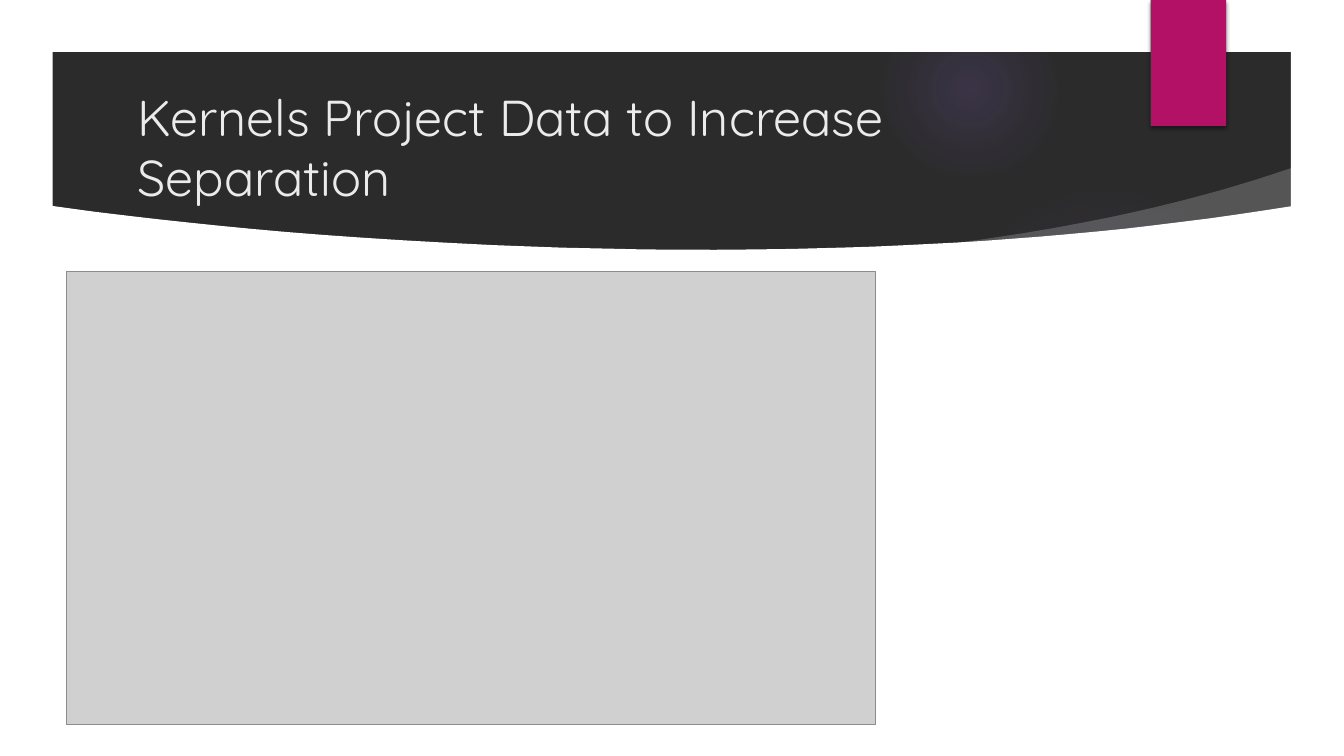
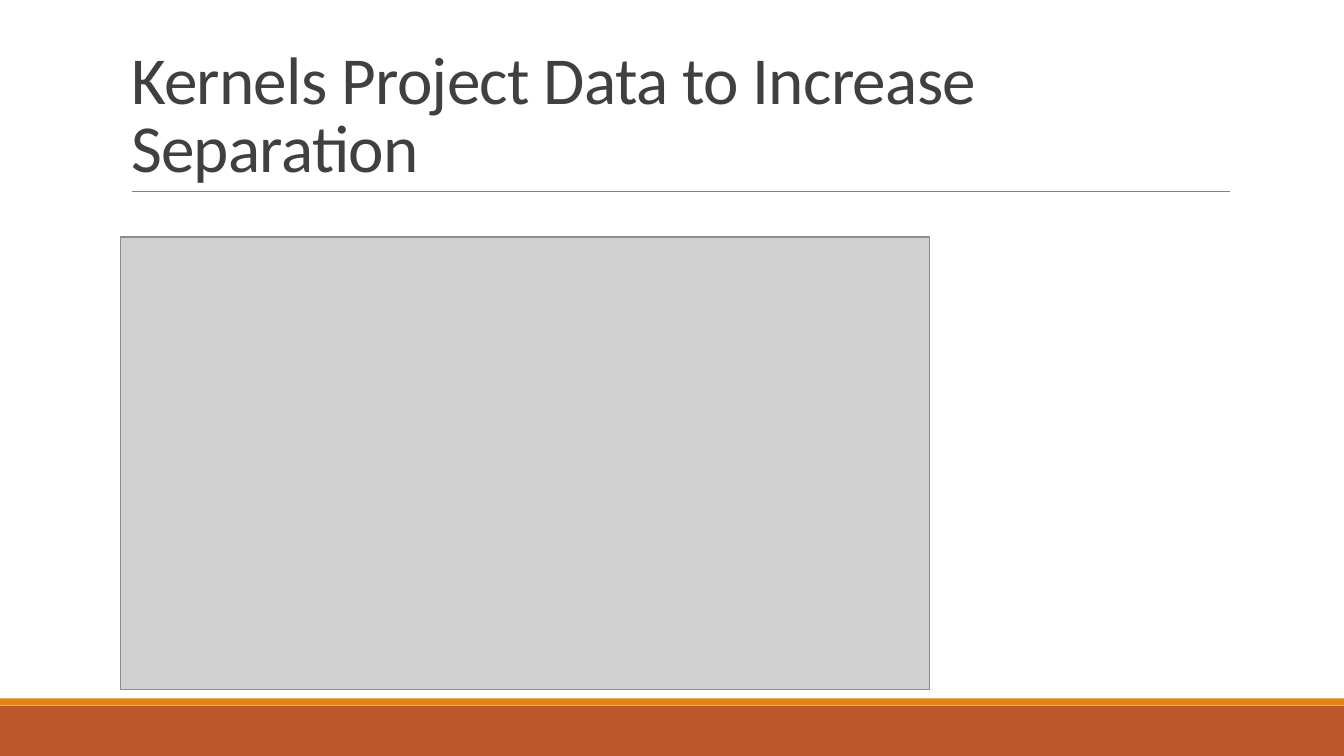
Before and after one commit to GregSimpson/SupportVectorMachine-CancerClassification, a slide deck: slide 8 of docs/gsimpson-CapstonePresentation.pptx (slide 7 before the commit). Drawn at 1344x756 pixels with LibreOffice and Linux fonts; fonts in the diff are those of the drawing; grey boxes stand for pictures; background and template pictures are left out; a plain dark background stands for a picture behind light text. Boxes give left, top, right and bottom in pixels: in the first picture for what was removed or moved away, otherwise in the second. Text is boxed around its words. In the diff, an @@ line names an element or a change of style, - is before the commit and + after.

```diff
--- a/docs/gsimpson-CapstonePresentation.pptx
+++ b/docs/gsimpson-CapstonePresentation.pptx
@@ background picture (left out) to #FFFFFF @@
@@ group removed at (x1=0, y1=0, x2=1344, y2=756): 5 ellipses, 3 freeform shapes @@
@@ rectangle removed at (x1=1150, y1=0, x2=1226, y2=126) @@
@@ title "Kernels Project Data to Increase ..." moved from (x1=137, y1=98, x2=883, y2=206) to (x1=131, y1=57, x2=976, y2=183) @@
@@ title "Kernels Project Data to Increase ..." at (x1=131, y1=57, x2=976, y2=183): size 36 to 48 pt, font Quicksand to Calibri, text colour #EBEBEB to #404040, letter spacing 0 to -0.5 pt; line spacing 1 to 0.85; vertical alignment middle to bottom @@
@@ line added from (132, 192) to (1231, 192), #808080 0.5 pt @@
@@ picture moved from (x1=67, y1=271, x2=876, y2=724) to (x1=121, y1=237, x2=931, y2=690) @@
@@ rectangle added at (x1=0, y1=706, x2=1344, y2=756), fill #BD582C @@
@@ rectangle added at (x1=0, y1=699, x2=1344, y2=706), fill #E48312 @@
```
Also in this commit, not shown: 10 other slides changed, 2 slides added, 1 slide removed, 3 other files.
